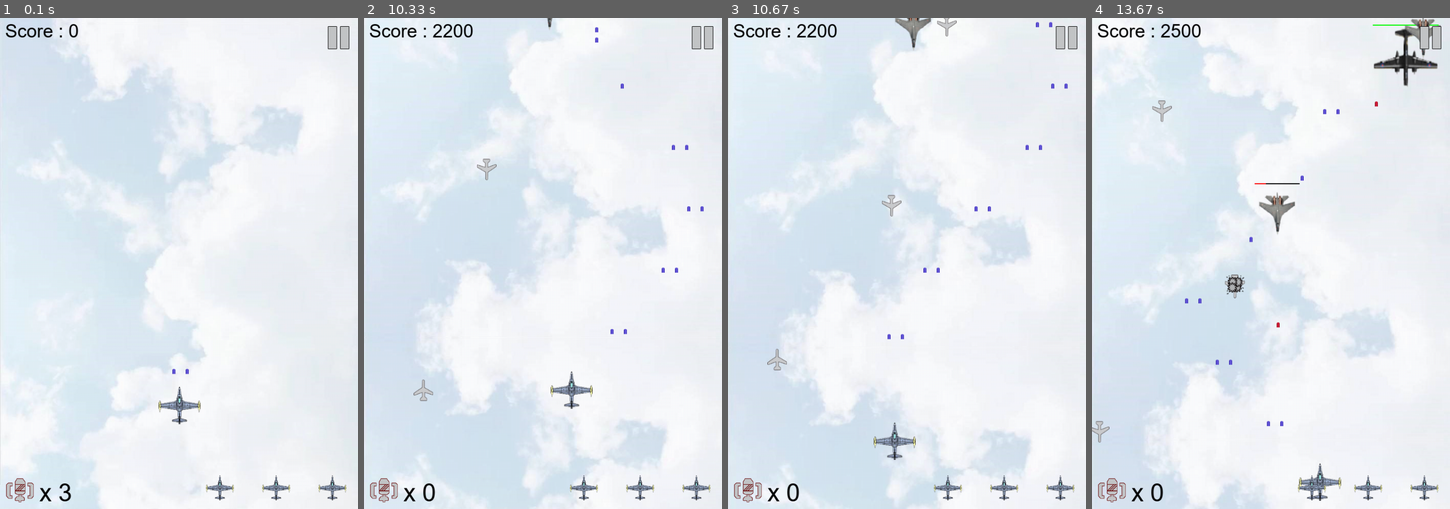
Above: before the commit, frames 1-4 (left to right).
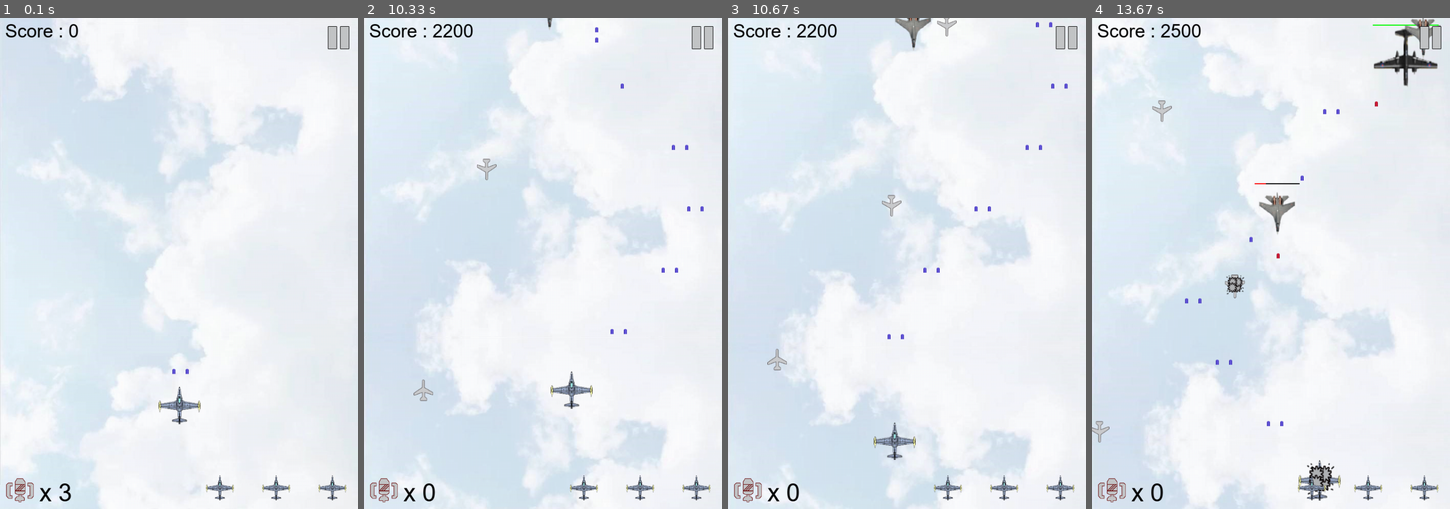
Above: after the commit, the same moments.

Repository: charlie-ccw/Pygame-project
Game: pygame game, started from main.py
Two runs of this game, one before a commit and one after it. Both use one fixed random seed, a clock stepped at 60 frames per second and the inputs below.
Inputs:
- Up to frame 1 (0.1 s): no input
- Up to frame 2 (10.33 s): tap Space at 0.33, 0.73, 1.03, 1.3, 2.07, 2.47, 2.77, 3.13, 3.53, 3.83, 4.03, 4.33, 4.53, 4.87, 5.17, 5.37, 5.67, 5.93, 6.27, 6.57, 6.7, 7.1, 7.4, 7.77, 8.17, 8.47, 8.67, 8.97, 9.17, 9.5, 9.8, 10, 10.3 s; hold A 0.67-1.2 s; hold S 1.23-1.53 s; hold W 2-2.37 s; hold D 2.4-3.03 s; hold S 3.07-3.43 s; hold A 3.47-3.93 s; hold D 3.97-4.43 s; hold W 4.47-4.77 s; hold D 4.8-5.27 s; hold A 5.3-5.83 s; hold S 5.87-6.17 s; hold A 6.2-6.6 s; hold W 6.63-7 s; hold D 7.03-7.67 s; hold S 7.7-8.07 s; hold A 8.1-8.57 s; hold D 8.6-9.07 s; hold W 9.1-9.4 s; hold D 9.43-9.9 s; hold A from 9.93 s (still down)
- Up to frame 3 (10.67 s): release A at 10.47 s; hold S from 10.5 s (still down); tap Space at 10.57 s
- Up to frame 4 (13.67 s): release S at 10.8 s; hold A 10.83-11.23 s; tap Space at 10.9, 11.2, 11.33, 11.73, 12.03, 12.4, 12.8, 13.1, 13.3, 13.6 s; hold W 11.27-11.63 s; hold D 11.67-12.3 s; hold S 12.33-12.7 s; hold A 12.73-13.2 s; hold D from 13.23 s (still down)

Frames 1-3 are identical in both runs. In frame 4, 0.4% of the frame differs, in the area x 51-70%, y 47-99%.

Commit message:
add class bullet6
change the enemy2 bullet speed

Diff:
--- a/bullet.py
+++ b/bullet.py
@@ -125,3 +125,27 @@
     def reset(self, position):
         self.rect.left, self.rect.top = position
         self.active = True
+
+
+# here we difine the enemies' bullet of the plane
+class Bullet6(pygame.sprite.Sprite):
+    def __init__(self, position):
+        pygame.sprite.Sprite.__init__(self)
+        self.image = pygame.image.load("images/18.png").convert_alpha()
+        self.rect = self.image.get_rect()
+        self.rect.left, self.rect.top = position
+        self.speed = 5
+        self.speed1 = 1
+        self.active = False
+        self.mask = pygame.mask.from_surface(self.image)
+
+    # here we difine the movement of the bullets
+    def move(self):
+        self.rect.top += self.speed
+
+        if self.rect.top > 960:
+            self.active = False
+    # here we set the method of resetting the bullets
+    def reset(self, position):
+        self.rect.left, self.rect.top = position
+        self.active = True
--- a/main.py
+++ b/main.py
@@ -139,23 +139,23 @@
     b5 = pygame.sprite.Group()
     b5.add(bullet5)
 
-    bullet51 = bullet.Bullet5(size)
+    bullet51 = bullet.Bullet6(size)
     b51 = pygame.sprite.Group()
     b51.add(bullet51)
 
-    bullet52 = bullet.Bullet5(size)
+    bullet52 = bullet.Bullet6(size)
     b52 = pygame.sprite.Group()
     b52.add(bullet52)
 
-    bullet53 = bullet.Bullet5(size)
+    bullet53 = bullet.Bullet6(size)
     b53 = pygame.sprite.Group()
     b53.add(bullet53)
 
-    bullet54 = bullet.Bullet5(size)
+    bullet54 = bullet.Bullet6(size)
     b54 = pygame.sprite.Group()
     b54.add(bullet54)
 
-    bullet55 = bullet.Bullet5(size)
+    bullet55 = bullet.Bullet6(size)
     b55 = pygame.sprite.Group()
     b55.add(bullet55)
 
@@ -340,6 +340,7 @@
 
             # increase the speed of the small enemy plane
             inc_speed(enemy1, 1)
+
 
         # here we draw the background picture
         if background1.active:
